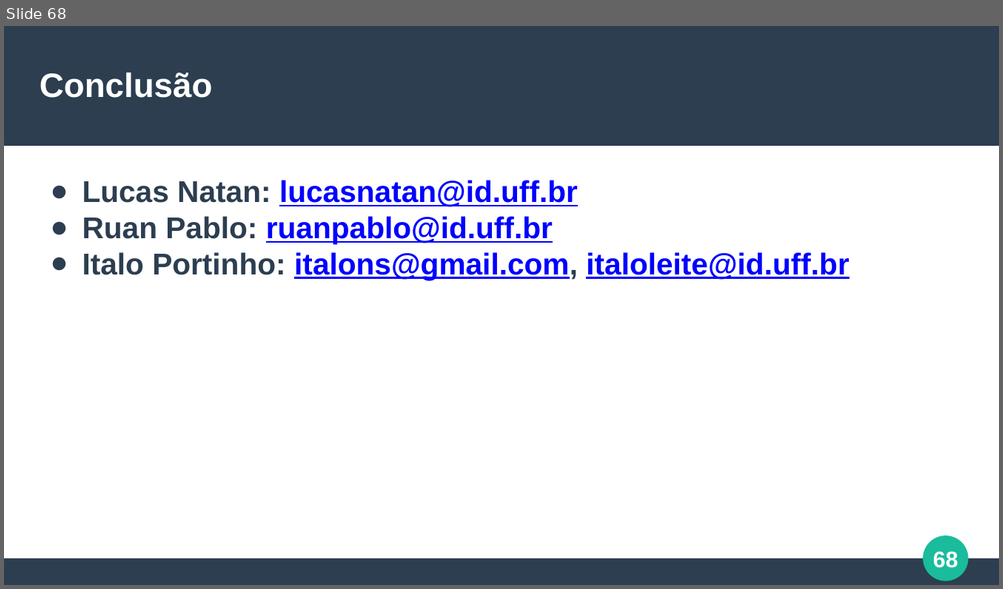
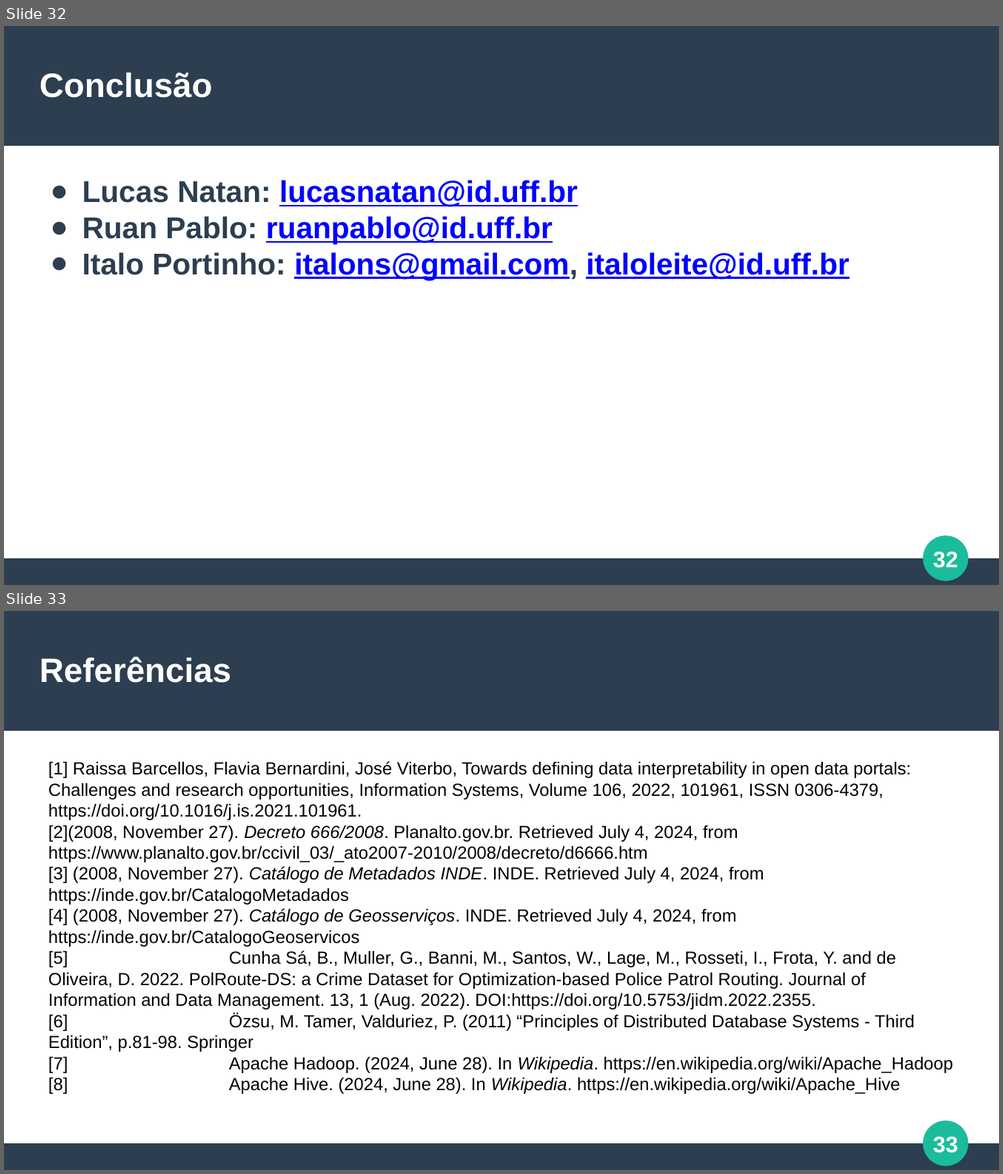
Before and after one commit to italoportinho/trabalho-egov-2024-1, a slide deck: trabalho-pratico/apresentacao_trabalho_pratico_EGOV_2024-1.pptx. Shown one above the other, each under a label of ours: slide 68 before the commit, slides 32 and 33 after it. The pictures are 1003x589 and 1003x1174 pixels, drawn with LibreOffice and Linux fonts; fonts in the diff are those of the drawing. Boxes give left, top, right and bottom in pixels: in the first picture for what was removed or moved away, otherwise in the second. Text is boxed around its words. In the diff, an @@ line names an element or a change of style, - is before the commit and + after.

```diff
--- a/trabalho-pratico/apresentacao_trabalho_pratico_EGOV_2024-1.pptx
+++ b/trabalho-pratico/apresentacao_trabalho_pratico_EGOV_2024-1.pptx
@@ slide 33 added at [4,611,999,1170], background #FFFFFF; not listed: 4 template elements that a slide beside it also shows @@
@@ text added at [40,657,231,683], 27 pt, text #FFFFFF, bold @@
+Referências
@@ text added at [48,761,953,1094], 14 pt, text #000000 @@
+[1] Raissa Barcellos, Flavia Bernardini, José Viterbo, Towards defining data interpretability in open data portals: Challenges and research opportunities, Information Systems, Volume 106, 2022, 101961, ISSN 0306-4379, https://doi.org/10.1016/j.is.2021.101961.
+[2](2008, November 27). Decreto 666/2008. Planalto.gov.br. Retrieved July 4, 2024, from https://www.planalto.gov.br/ccivil_03/_ato2007-2010/2008/decreto/d6666.htm
+[3] (2008, November 27). Catálogo de Metadados INDE. INDE. Retrieved July 4, 2024, from https://inde.gov.br/CatalogoMetadados
+[4] (2008, November 27). Catálogo de Geosserviços. INDE. Retrieved July 4, 2024, from https://inde.gov.br/CatalogoGeoservicos
+[5] Cunha Sá, B., Muller, G., Banni, M., Santos, W., Lage, M., Rosseti, I., Frota, Y. and de Oliveira, D. 2022. PolRoute-DS: a Crime Dataset for Optimization-based Police Patrol Routing. Journal of Information and Data Management. 13, 1 (Aug. 2022). DOI:https://doi.org/10.5753/jidm.2022.2355.
+[6] Özsu, M. Tamer, Valduriez, P. (2011) “Principles of Distributed Database Systems - Third Edition”, p.81-98. Springer
+[7] Apache Hadoop. (2024, June 28). In Wikipedia. https://en.wikipedia.org/wiki/Apache_Hadoop
+[8] Apache Hive. (2024, June 28). In Wikipedia. https://en.wikipedia.org/wiki/Apache_Hive
@@ what was slide 68 is now slide 32 @@
@@ page number at [933,551,958,568]: text changed @@
-68
+32
```
Also in this commit, not shown: 7 slides changed, 36 slides removed, 3 other files.
